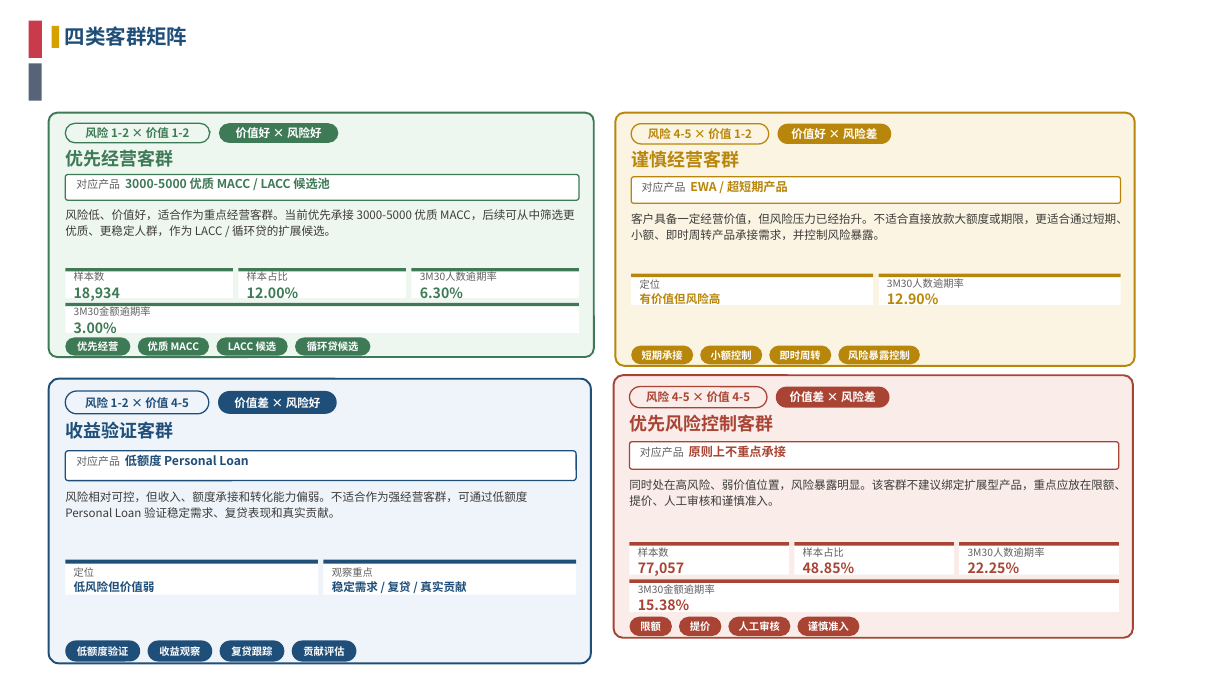
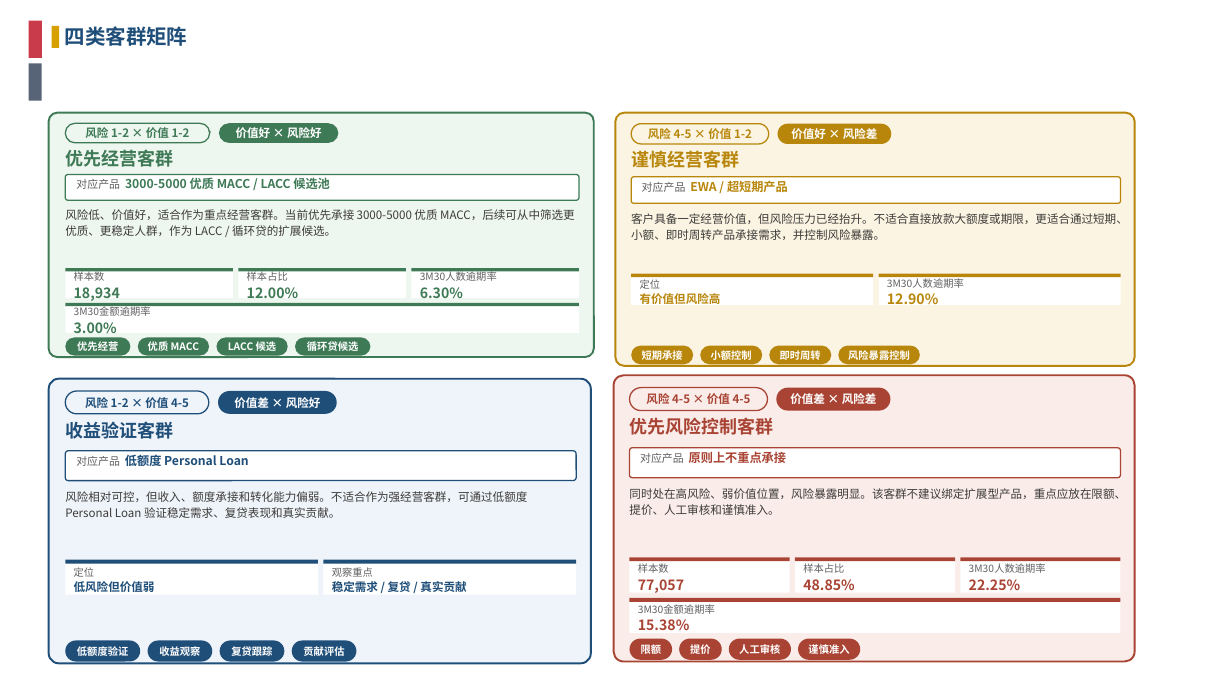
Before and after one commit to EliamZhang/Modek-MBR-September, a slide deck: slide 2 of 价值模型.pptx (slide 3 before the commit). Drawn at 1232x693 pixels with LibreOffice and Linux fonts; fonts in the diff are those of the drawing; background and template pictures are left out. Boxes give left, top, right and bottom in pixels: in the first picture for what was removed or moved away, otherwise in the second. Text is boxed around its words. In the diff, an @@ line names an element or a change of style, - is before the commit and + after.

Commit message:
价值模型.pptx 重构为4页:额度与价值页移至末页并补识别/因果与同额度分层要点;画像三页合并为「客户画像总览」(①②③分节);附录Top10并入效果页,效果页去AUC/KS统计卡

```diff
--- a/价值模型.pptx
+++ b/价值模型.pptx
@@ rounded rectangle: place and size @@
-rounded rectangle at [614,375,1133,638]
+rounded rectangle at [614,375,1135,662]
@@ rounded rectangle: place and size @@
-rounded rectangle at [629,442,1119,470]
+rounded rectangle at [629,448,1120,479]
@@ text "对应产品 原则上不重点承接": place and size @@
-text "对应产品 原则上不重点承接" at [640,445,786,457]
+text "对应产品 原则上不重点承接" at [640,451,786,463]
@@ text "同时处在高风险、弱价值位置，风险暴露明显。该客群不建议绑定扩展型产品，重点应放在限额、提价、人工审核和谨慎准入。": place and size @@
-text "同时处在高风险、弱价值位置，风险暴露明显。该客群不建议绑定扩展型产品，重点应放在限额、提价、人工审核和谨慎准入。" at [629,479,1126,506]
+text "同时处在高风险、弱价值位置，风险暴露明显。该客群不建议绑定扩展型产品，重点应放在限额、提价、人工审核和谨慎准入。" at [629,488,1126,515]
@@ 6 rectangles: place and size @@
-6 rectangles at [629,543,1119,575]
+6 rectangles at [629,557,1120,592]
@@ rectangle "3M30金额逾期率": place and size @@
-rectangle "3M30金额逾期率" at [629,579,1119,612]
+rectangle "3M30金额逾期率" at [629,598,1120,633]
@@ rectangle: place and size @@
-rectangle at [629,579,1119,583]
+rectangle at [629,598,1120,602]
@@ 4 rounded rectangles: place and size @@
-4 rounded rectangles at [629,616,860,636]
+4 rounded rectangles at [629,639,860,660]
```
Also in this commit, not shown: 3 other slides changed, 3 slides removed.
